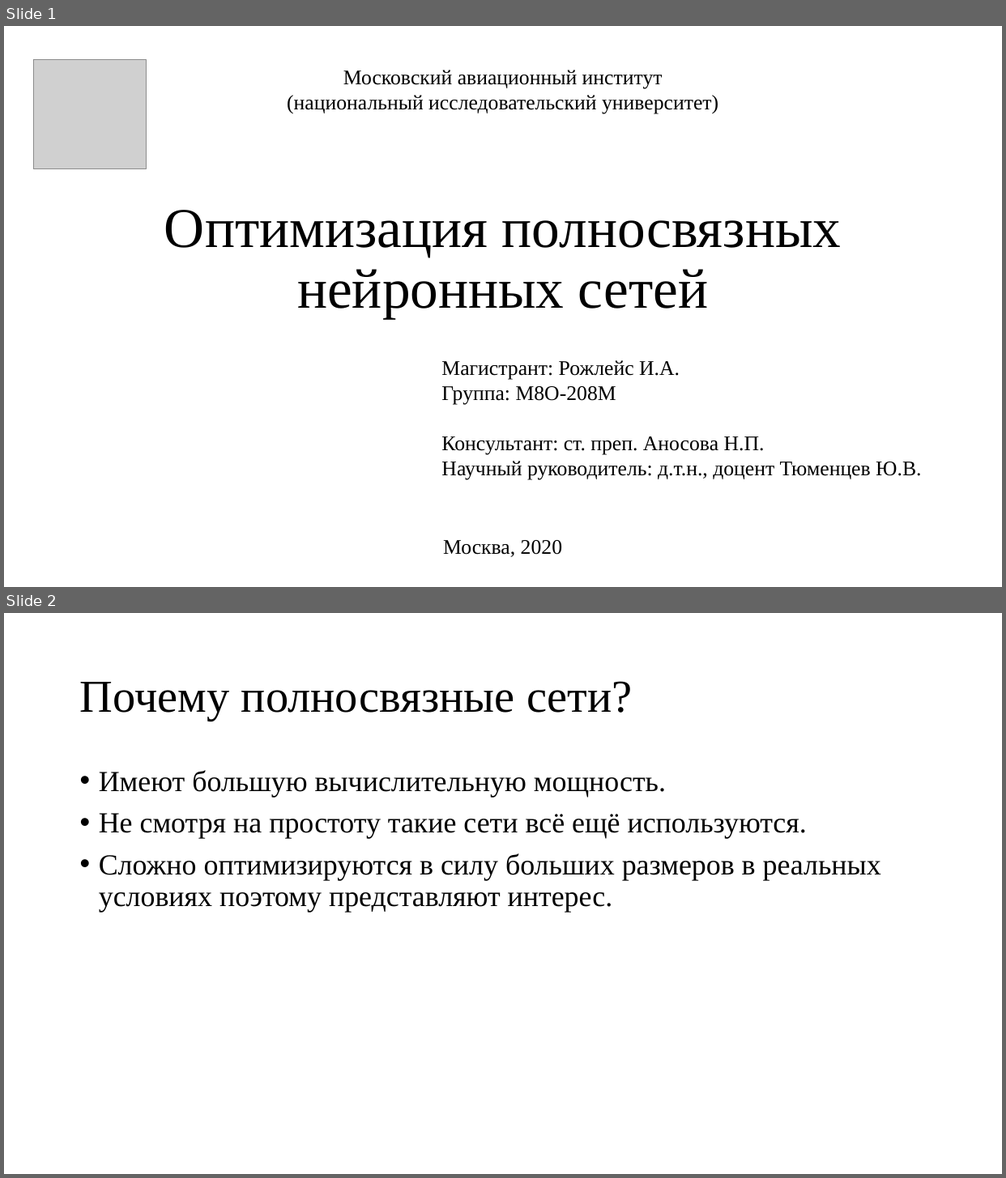
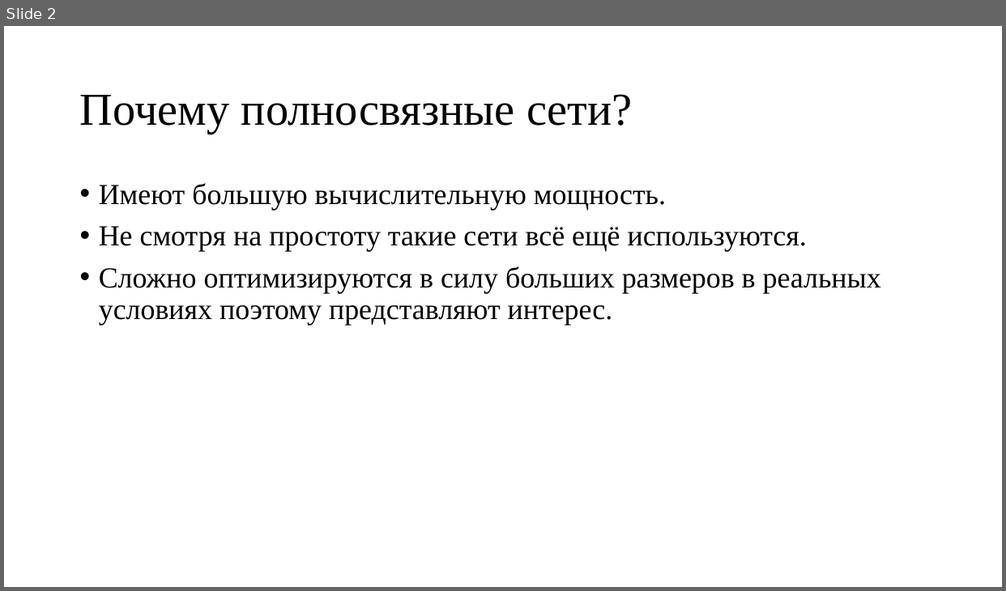
Before and after one commit to sven4500/masters-diploma, a slide deck: Презентация/Пезентация.ppt. Shown one above the other, each under a label of ours: slides 1 and 2 before the commit, slide 2 after it. The pictures are 1006x1178 and 1006x591 pixels, drawn with LibreOffice and Linux fonts; fonts in the diff are those of the drawing; grey boxes stand for pictures. Boxes give left, top, right and bottom in pixels: in the first picture for what was removed or moved away, otherwise in the second. Text is boxed around its words. In the diff, an @@ line names an element or a change of style, - is before the commit and + after.

```diff
--- a/Презентация/Пезентация.ppt
+++ b/Презентация/Пезентация.ppt
@@ slide 1 removed at (4,26,1002,587), background #FFFFFF @@
@@ picture removed at (33,60,146,169) @@
@@ text removed at (287,70,718,113) @@
-Московский авиационный институт
-(национальный исследовательский университет)
@@ title removed at (164,210,842,319) @@
-Оптимизация полносвязных нейронных сетей
@@ text removed at (441,361,921,480) @@
-Магистрант: Рожлейс И.А.
-Группа: М8О-208М
-Консультант: ст. преп. Аносова Н.П.
-Научный руководитель: д.т.н., доцент Тюменцев Ю.В.
@@ text removed at (443,540,562,557) @@
-Москва, 2020
```
Also in this commit, not shown: 1 slide added.
